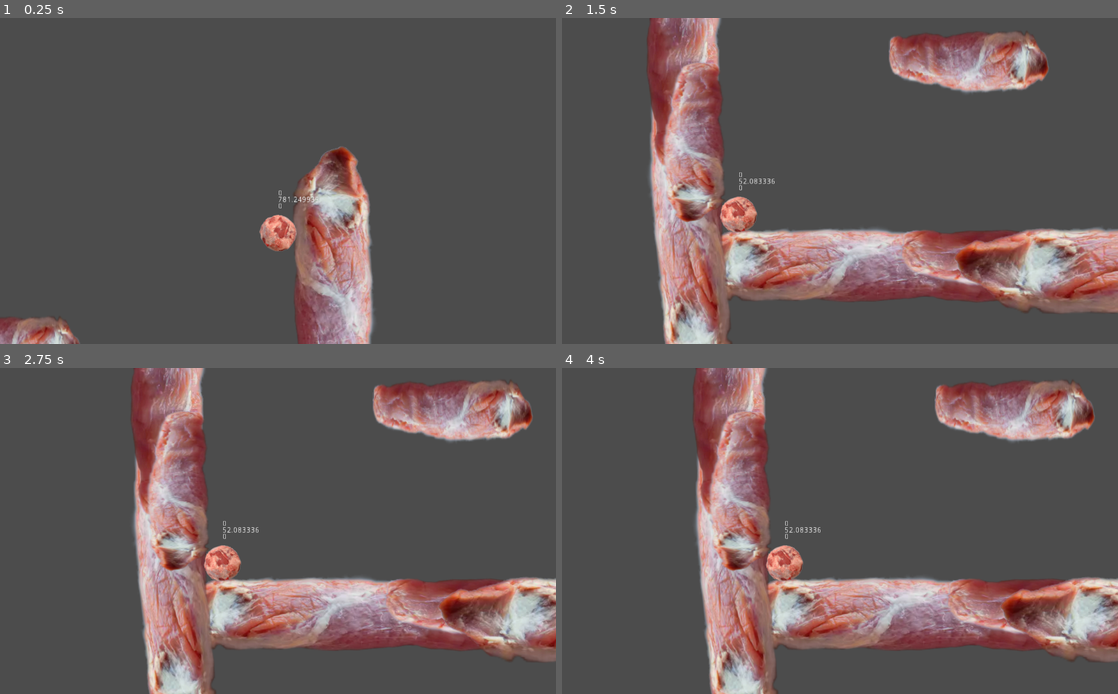
Above: before the commit, frames 1-4 (two rows, left to right).
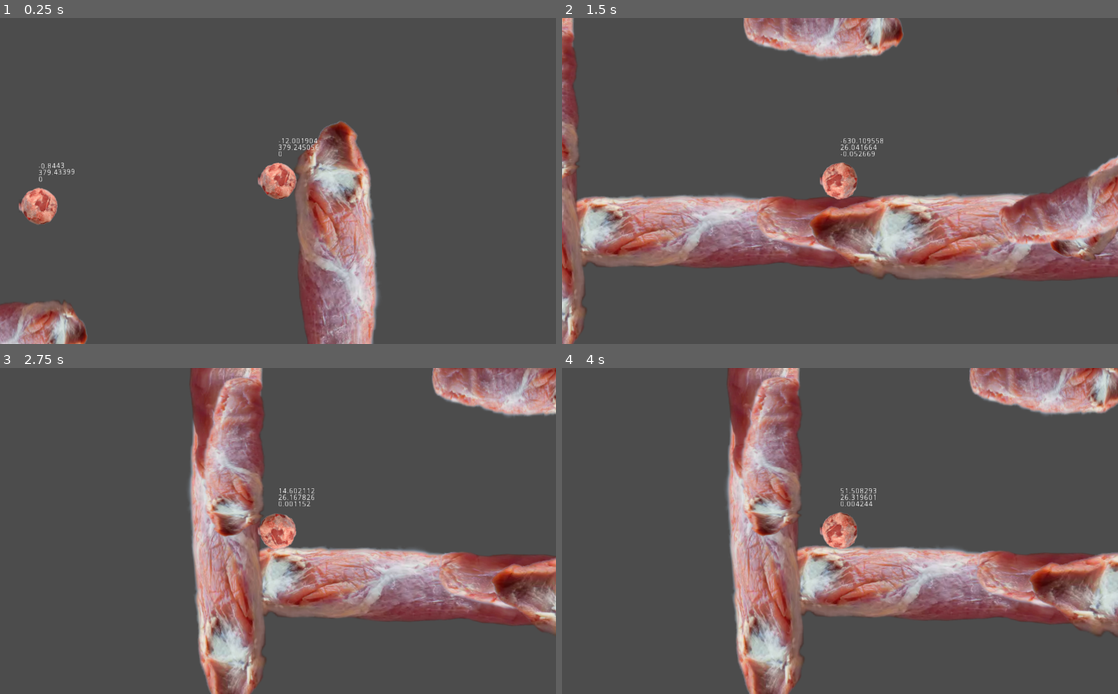
Above: after the commit, the same moments.

Repository: NanjaMonja/Ball
Game: Godot game, scene res://Main.tscn
Two runs of this game, one before a commit and one after it. Both use one fixed random seed, a clock stepped at 60 frames per second and the inputs below.
Inputs:
- Up to frame 1 (0.25 s): no input
- Up to frame 2 (1.5 s): no input
- Up to frame 3 (2.75 s): no input
- Up to frame 4 (4 s): no input

The runs differ from the first frame. In frame 1, 10% of the frame differs, in the area x 0-69%, y 31-100%; in frame 2, 49%, in the area x 0-100%, y 0-100%; in frame 3, 44%; in frame 4, 41%.

Commit message:
Up vector can now be changed
Up vector will now be taken into account for all player physics.

Added second player

Diff:
--- a/Main.tscn
+++ b/Main.tscn
@@ -1,8 +1,14 @@
-[gd_scene load_steps=4 format=2]
+[gd_scene load_steps=6 format=2]
 
 [ext_resource path="res://Main.gd" type="Script" id=1]
 [ext_resource path="res://level_gym.tscn" type="PackedScene" id=2]
 [ext_resource path="res://gameplay/player.tscn" type="PackedScene" id=3]
+[ext_resource path="res://art/flesh_ball.png" type="Texture" id=4]
+
+[sub_resource type="CircleShape2D" id=1]
+
+custom_solver_bias = 0.0
+radius = 2000.0
 
 [node name="Main" type="Node" index="0"]
 
@@ -17,17 +23,17 @@
 [node name="Camera2D" type="Camera2D" parent="PlayerFlesh" index="7"]
 
 anchor_mode = 1
-rotating = false
+rotating = true
 current = true
 zoom = Vector2( 1, 1 )
 limit_left = -10000000
 limit_top = -10000000
 limit_right = 10000000
 limit_bottom = 10000000
-limit_smoothed = true
-drag_margin_h_enabled = true
-drag_margin_v_enabled = true
-smoothing_enabled = true
+limit_smoothed = false
+drag_margin_h_enabled = false
+drag_margin_v_enabled = false
+smoothing_enabled = false
 smoothing_speed = 5.0
 offset_v = 0.0
 offset_h = 0.0
@@ -38,3 +44,28 @@
 editor_draw_screen = true
 editor_draw_limits = false
 editor_draw_drag_margin = false
+
+[node name="PlayerFlesh2" parent="." index="2" instance=ExtResource( 3 )]
+
+position = Vector2( 533.396, -8.38708 )
+gamepad = 1
+
+[node name="Planet" type="StaticBody2D" parent="." index="3"]
+
+position = Vector2( 500, 15000 )
+input_pickable = false
+collision_layer = 1
+collision_mask = 1
+constant_linear_velocity = Vector2( 0, 0 )
+constant_angular_velocity = 0.0
+friction = 1.0
+bounce = 0.0
+
+[node name="CollisionShape2D" type="CollisionShape2D" parent="Planet" index="0"]
+
+shape = SubResource( 1 )
+
+[node name="Sprite" type="Sprite" parent="Planet" index="1"]
+
+scale = Vector2( 10.4, 10.4 )
+texture = ExtResource( 4 )
--- a/gameplay/player.gd
+++ b/gameplay/player.gd
@@ -37,6 +37,7 @@
 var angular_velocity = 0
 var pogo_direction = Vector2()
 
+var up = Vector2(0, -1)
 var gravity
 var jump_velocity
 
@@ -51,46 +52,50 @@
 	$PogoStick.cast_to.x = POGO_LENGTH
 
 func _physics_process(delta):
-	var can_jump = false
-	if is_on_floor:
-		can_jump = true
+	# Temporary set of up
+	up = (position - $"../Planet".position).normalized()
+	var horizon = Vector2(-up.y, up.x)
+	var horizon_angle = horizon.angle()
+	rotation = horizon_angle
+#	var can_jump = false
+#	if is_on_floor:
+#		can_jump = true
 
 	var input_direction = get_input_direction()
 
-
-	var h_velocity = velocity.x
-
-	var h_target = input_direction.x * HORIZONTAL_MAX_VELOCITY
-
+	# Horizontal velocity
+	var h_target = horizon * input_direction.x * HORIZONTAL_MAX_VELOCITY
 
 	# ACCELERATION
 	var h_acceleration
+
 	if input_direction.length_squared() > 0:
-		var accelerating = input_direction.dot(velocity) > 0
-		if accelerating:
+		# There is input from player
+		if input_direction.dot(velocity) > 0:
+			# Accelerating
 			if is_on_floor:
 				h_acceleration = ACCELERATION
 			else:
 				h_acceleration = IN_AIR_ACCELERATION
 		else:
+			# Deaccelerating
 			if is_on_floor:
 				h_acceleration = DEACCELERATION
 			else:
 				h_acceleration = IN_AIR_DEACCELERATION
 	else:
+		# No input, apply dampening
 		if is_on_floor:
 			h_acceleration = DAMPENING
 		else:
 			h_acceleration = IN_AIR_DAMPENING
 
-	h_velocity = lerp(h_velocity, h_target, min(h_acceleration * delta, 1))
-
-	velocity.x = h_velocity
+	velocity = velocity.linear_interpolate(h_target, min(h_acceleration * delta, 1))
 
 	# JUMP
-	var pogo_input_direction = get_analog_input(gamepad, 0, 1)
+	var pogo_input_direction = get_analog_input(gamepad, 2, 3)
 	if pogo_input_direction.length_squared() > 0:
-		pogo_direction = pogo_input_direction
+		pogo_direction = -pogo_input_direction
 
 	if Input.is_action_just_pressed("jump"):
 		animate_pogo_stick()
@@ -99,8 +104,8 @@
 		if Input.is_action_just_pressed("jump"):
 			if $PogoStick.is_colliding():
 				jump_state = JUMP.ACTIVE
-				velocity.x += jump_velocity * pogo_direction.normalized().x
-				velocity.y = jump_velocity * pogo_direction.normalized().y
+				velocity.x += jump_velocity * pogo_direction.rotated(horizon_angle).normalized().x
+				velocity.y = jump_velocity * pogo_direction.rotated(horizon_angle).normalized().y
 				$Jump.play()
 				print("DID IT!")
 			else:
@@ -113,8 +118,8 @@
 		if $PogoStick.is_colliding():
 			if jump_delta <= JUMP_DELTA_MARGIN:
 				jump_state = JUMP.ACTIVE
-				velocity.x += jump_velocity * pogo_direction.normalized().x
-				velocity.y = jump_velocity * pogo_direction.normalized().y * 1.5
+				velocity.x += jump_velocity * pogo_direction.rotated(horizon_angle).normalized().x
+				velocity.y = jump_velocity * pogo_direction.rotated(horizon_angle).normalized().y * 1.5
 				$Jump.play()
 				print("PRE JUMP!!! ", str(jump_delta))
 			else:
@@ -127,14 +132,19 @@
 	# APPLY GRAVITY
 #	if not is_on_floor:
 	var vertical_velocity = velocity.y
-	var vertical_acceleration = gravity
+	var vertical_acceleration = up * - gravity
 #
-	if vertical_velocity < 0 or jump_state != JUMP.ACTIVE:
-		vertical_acceleration = gravity * 2
-	vertical_velocity += vertical_acceleration * delta
-
-	velocity.y = vertical_velocity
-
+#	if vertical_velocity < 0 or jump_state != JUMP.ACTIVE:
+#		vertical_acceleration = gravity * 2
+#	vertical_velocity += vertical_acceleration * delta
+
+
+#	if UP.dot(velocity) > 0 or jump_state != JUMP.ACTIVE:
+#		# Falling
+#		velocity =
+
+#	velocity.y = vertical_velocity
+	velocity += vertical_acceleration * delta
 	#DEBUG
 	$Control/VelocityX.text = str(velocity.x)
 	$Control/VelocityY.text = str(velocity.y)
@@ -170,14 +180,14 @@
 	$Sprite.rotation += angular_velocity * 2 * PI
 	$PogoStick.rotation = (pogo_direction * -1).angle()
 
-	if is_on_floor:
-		can_jump = true
+#	if is_on_floor:
+#		can_jump = true
 
 # ANIMATE POGO STICK
 
 func animate_pogo_stick():
 	$PogoStick/Tween.stop_all()
-	$PogoStick/Tween.interpolate_property($PogoStick/flesh_stick, "scale", Vector2(0.15, 0.15), Vector2(0.03, 0.15), 0.4, Tween.TRANS_BOUNCE, Tween.EASE_IN)
+	$PogoStick/Tween.interpolate_property($PogoStick/flesh_stick, "scale", Vector2(0.15, 0.15), Vector2(0.05, 0.15), 0.4, Tween.TRANS_BOUNCE, Tween.EASE_IN)
 	$PogoStick/Tween.start()
 
 
--- a/gameplay/player.tscn
+++ b/gameplay/player.tscn
@@ -35,7 +35,7 @@
 [node name="flesh_stick" type="Sprite" parent="PogoStick" index="0"]
 
 position = Vector2( 4.03035, 0 )
-scale = Vector2( 0.03, 0.15 )
+scale = Vector2( 0.05, 0.15 )
 texture = ExtResource( 2 )
 offset = Vector2( 350, 0 )
 
